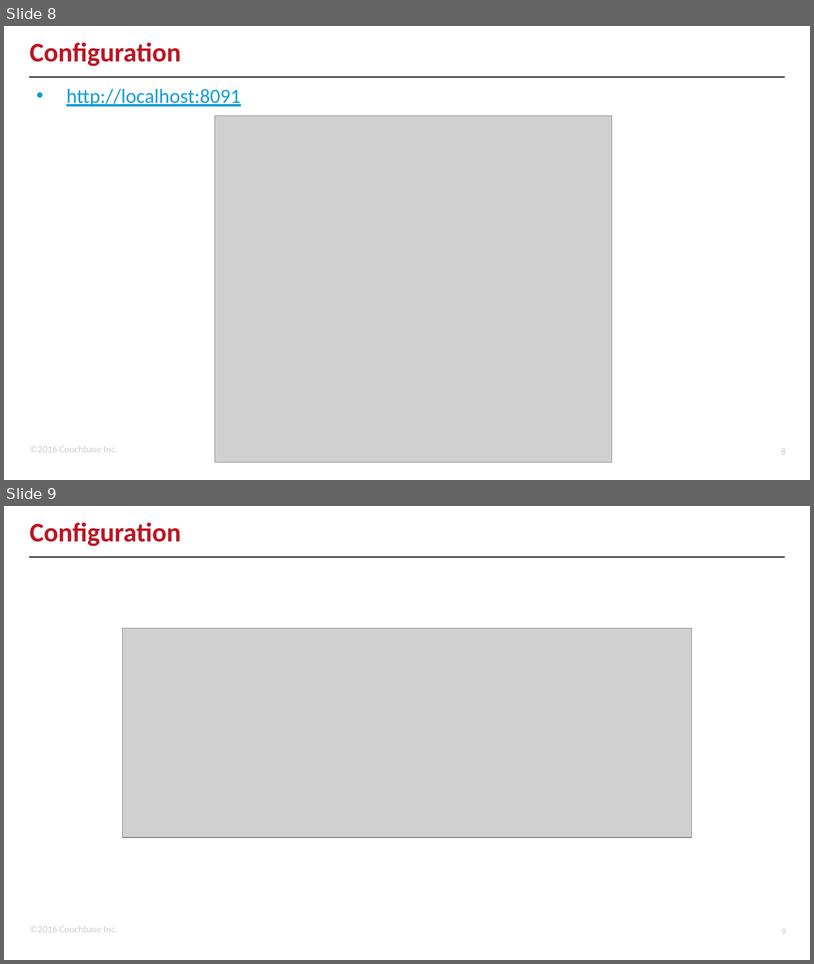
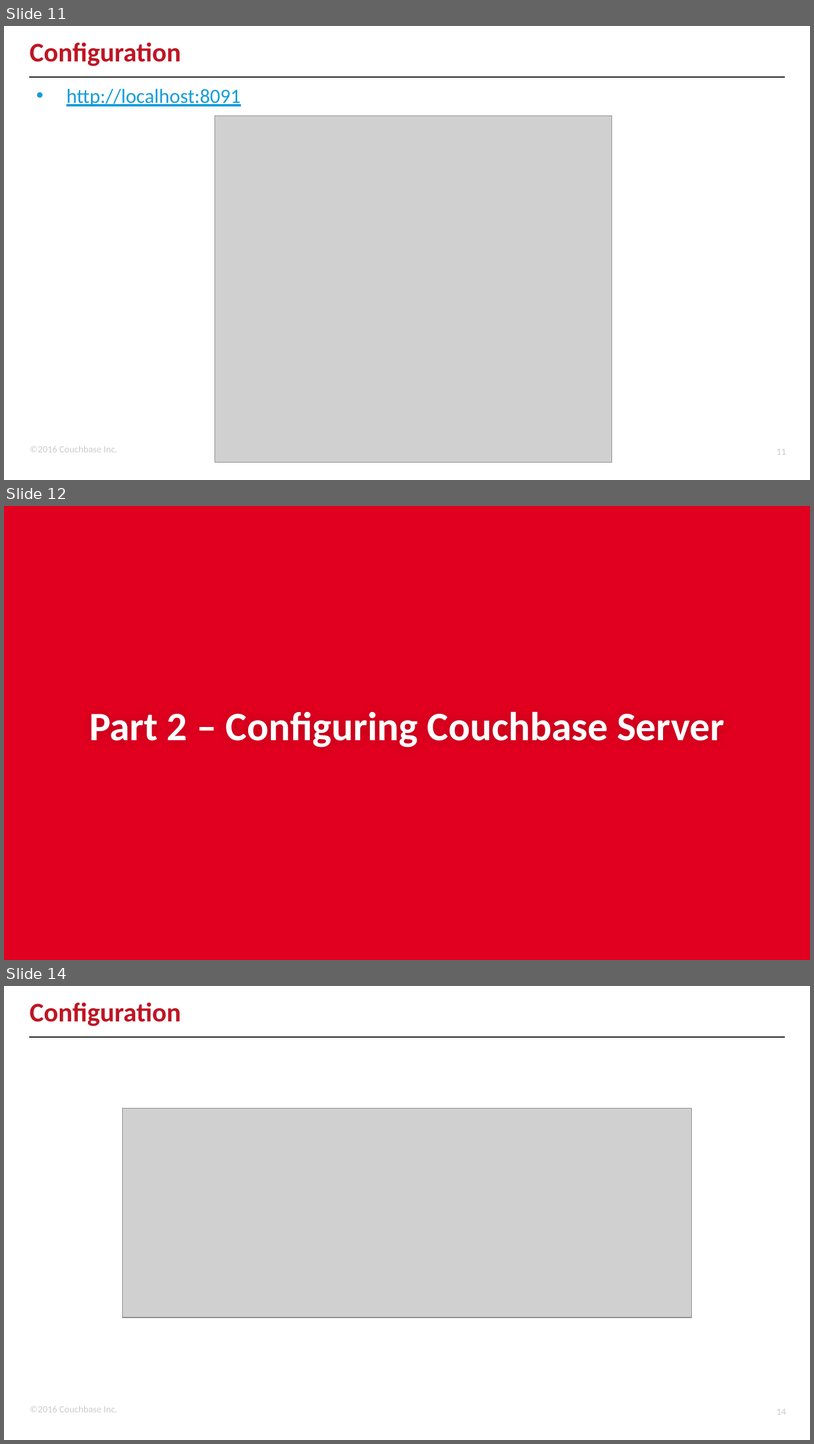
Before and after one commit to subalakr/workshop, a slide deck: connect2016/developer/01/01.pptx. Shown one above the other, each under a label of ours: slides 8 and 9 before the commit, slides 11, 12 and 14 after it; the slides between them are not shown. The pictures are 814x964 and 814x1444 pixels, drawn with LibreOffice and Linux fonts; fonts in the diff are those of the drawing; grey boxes stand for pictures; background and template pictures are left out. Boxes give left, top, right and bottom in pixels: in the first picture for what was removed or moved away, otherwise in the second. Text is boxed around its words. In the diff, an @@ line names an element or a change of style, - is before the commit and + after.

Commit message:
updates to part 1 slides

```diff
--- a/connect2016/developer/01/01.pptx
+++ b/connect2016/developer/01/01.pptx
@@ slide 12 added at (4,506,810,960), background #E1001F @@
@@ title added at (89,711,725,747), 36 pt, text #FFFFFF, bold @@
+Part 2 – Configuring Couchbase Server
@@ what was slide 8 is now slide 11 @@
@@ page number at (777,448,786,454): text changed @@
-8
+11
@@ what was slide 9 is now slide 14 @@
@@ page number at (777,1408,786,1414): text changed @@
-9
+14
```
Also in this commit, not shown: 4 slides changed, 4 other slides added.
